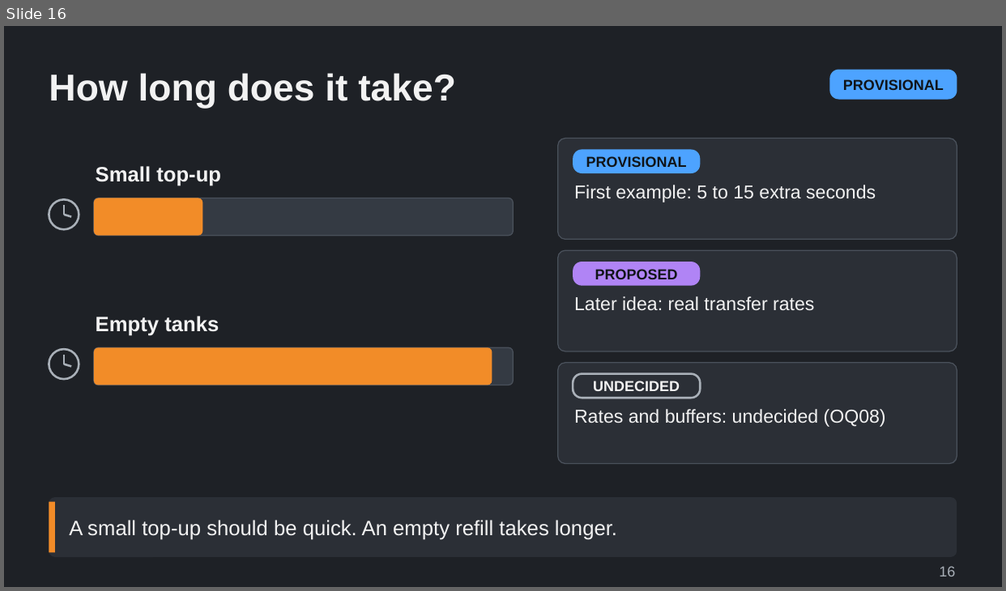
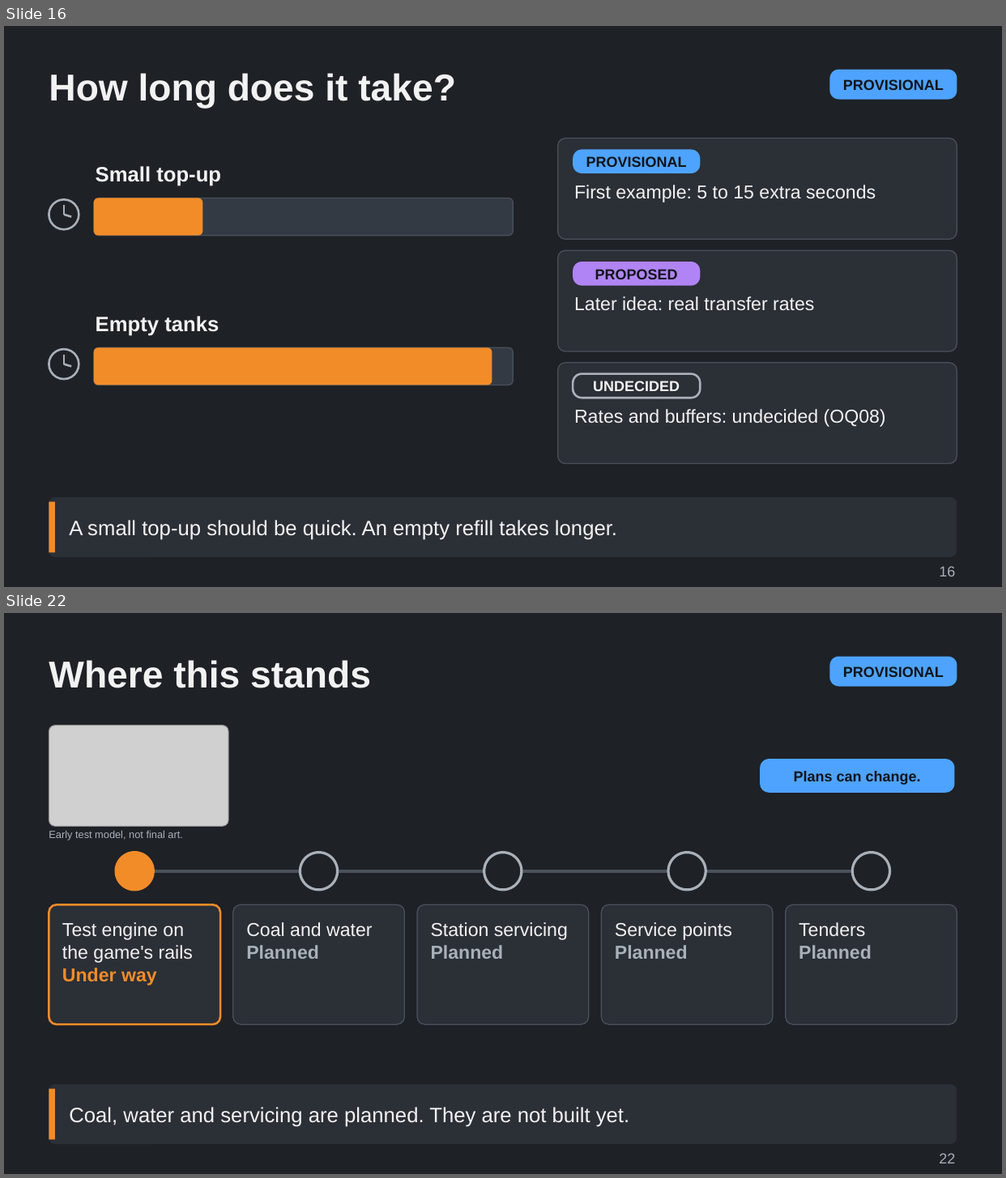
Before and after one commit to Tarenkookoo/Satisfactory---Early-Locomotion, a slide deck: Reporting/Claude Presents/Deck3_Servicing/Coal_Water_and_Servicing_Explained.pptx. Shown one above the other, each under a label of ours: slide 16 before the commit, slides 16 and 22 after it; the slides between them are not shown. The pictures are 1006x591 and 1006x1178 pixels, drawn with LibreOffice and Linux fonts; fonts in the diff are those of the drawing; grey boxes stand for pictures. Boxes give left, top, right and bottom in pixels: in the first picture for what was removed or moved away, otherwise in the second. Text is boxed around its words. In the diff, an @@ line names an element or a change of style, - is before the commit and + after.

```diff
--- a/Reporting/Claude Presents/Deck3_Servicing/Coal_Water_and_Servicing_Explained.pptx
+++ b/Reporting/Claude Presents/Deck3_Servicing/Coal_Water_and_Servicing_Explained.pptx
@@ slide 22 added at box(4, 613, 1002, 1174), background #1E2126 @@
@@ title added at box(49, 660, 371, 688), 36 pt, text #F2F2F2, bold @@
+Where this stands
@@ rounded rectangle added at box(829, 657, 957, 687), fill #4DA3FF, 14 pt, text #101418, bold @@
+PROVISIONAL
@@ picture added at box(49, 726, 228, 826) @@
@@ group added at box(49, 759, 957, 1024): 6 rounded rectangles, 5 ellipses, 1 line @@
+Test engine on the game's rails
+Under way
+Coal and water
+Planned
+Station servicing
+Planned
+Service points
+Planned
+Tenders
+Planned
+Plans can change.
@@ text added at box(49, 830, 182, 841), 10 pt, text #A9B0B8 @@
+Early test model, not final art.
@@ rounded rectangle added at box(49, 1084, 957, 1144), fill #2B2F36 @@
@@ rectangle added at box(49, 1089, 55, 1140), fill #F28C28 @@
@@ text added at box(69, 1107, 629, 1127), 20 pt, text #F2F2F2 @@
+Coal, water and servicing are planned. They are not built yet.
@@ text added at box(939, 1153, 955, 1164), 14 pt, text #A9B0B8 @@
+22
```
Also in this commit, not shown: 7 other slides added, 4 other files.
